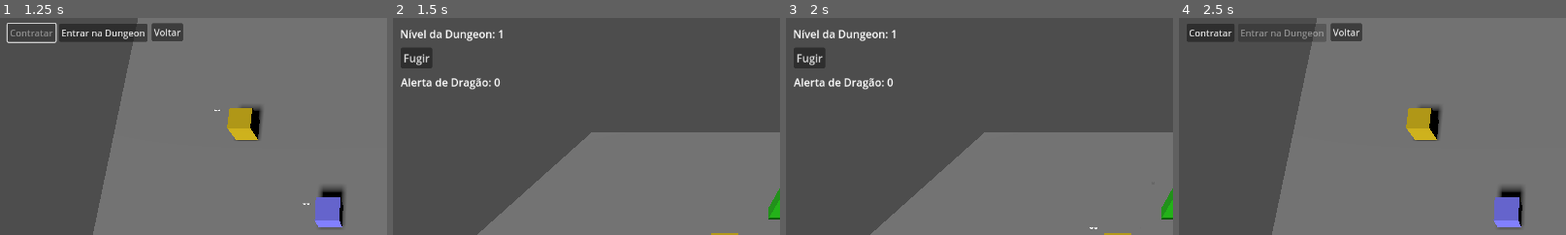
Above: before the commit, frames 1-4 (left to right).
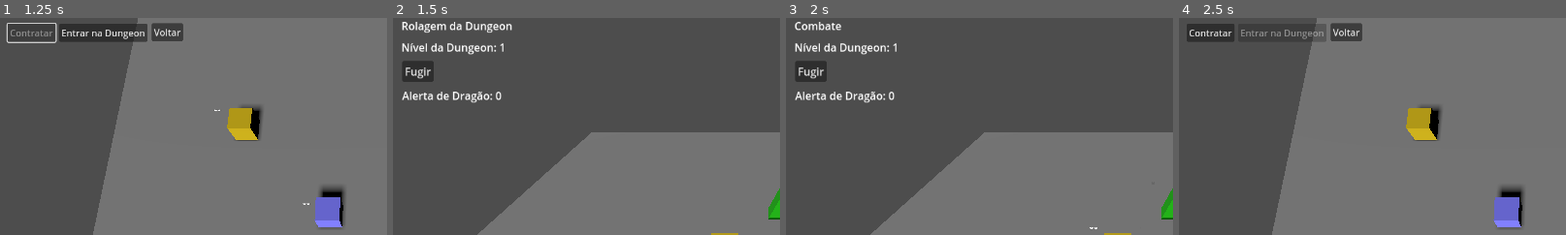
Above: after the commit, the same moments.

Repository: lazaromenezes/dungeon-explorer-godot
Game: Godot game, scene res://scenes/tavern/tavern.tscn
Two runs of this game, one before a commit and one after it. Both use one fixed random seed, a clock stepped at 60 frames per second and the inputs below.
Inputs:
- Up to frame 1 (1.25 s): click "Contratar" at 0.5 s
- Up to frame 2 (1.5 s): click "Entrar na Dungeon" at 1.25 s
- Up to frame 3 (2 s): no input
- Up to frame 4 (2.5 s): click "Fugir" at 2 s
The pictures show only the part of the screen within x 0-50%, y 0-50%; the shares and areas given below are measured in that part.

Frame 1 is identical in both runs. In frame 2, 3.6% of the frame differs, in the area x 2-31%, y 1-40%; in frame 3, 3.3%; in frame 4, nothing differs.

Commit message:
Add turn and phases logic

Diff:
--- a/scenes/dungeon/dungeon.gd
+++ b/scenes/dungeon/dungeon.gd
@@ -2,27 +2,47 @@
 
 const MAX_HAZARDS: int = 7
 const DUNGEON_LEVEL_LABEL: String = "Nível da Dungeon: %s"
-const DRAGON_AWERENESS: String = "Alerta de Dragão: %d"
+const DRAGON_AWARENESS_LABEL: String = "Alerta de Dragão: %d"
+const CURRENT_PHASE_LABEL: String = "Fase do Turno: %s"
 
 @export var rollable_hazards: Array[Enemy]
 
 var _selected_hireling: Hireling
-
 var _dungeon_state: DungeonState
-var _combat_phase: CombatPhase
+var _turn_order: Array
+var _current_phase = null
 
 func _ready():
 	_dungeon_state = DungeonState.new($Dragon)
 	_dungeon_state.dragon_alerted.connect(_update_dragon_awareness)
 	_dungeon_state.level_changed.connect(_update_level)
 
-	_combat_phase = CombatPhase.new()
-	_combat_phase.completed.connect(_combat_phase_completed)
+	var combat_phase = CombatPhase.new()
+
+	var roll_phase = RollPhase.new()
+	roll_phase.start_func = next_wave
+
+	var dragon_phase = DragonPhase.new()
+
+	var regroup_phase = RegroupPhase.new()
+	regroup_phase.start_func = _regroup_phase_start
 
 	_start_party()
 	_start_dungeon()
 
-	next_wave()
+	_turn_order = [roll_phase, combat_phase, dragon_phase, regroup_phase]
+
+	for phase in _turn_order:
+		phase.started.connect(_on_phase_started)
+
+	_start_turn()
+
+func _start_turn():
+	for phase in _turn_order:
+		_current_phase = phase
+		phase.start(_dungeon_state)
+		await phase.completed
+		print_debug("PHASE COMPLETED")
 
 func _start_party():
 	get_tree().call_group("hirelings_group", "define_health", Party.current_party)
@@ -78,7 +98,7 @@
 	_dungeon_state.current_enemies = rolled_group.keys()
 
 func _check_remaining_enemies():
-	_combat_phase.check_completion(_dungeon_state)
+	_current_phase.check_completion(_dungeon_state)
 
 func _check_remaining_moves():
 	var total_hirelings = 0
@@ -93,15 +113,22 @@
 	$HUD/DungeonLevelText.text = DUNGEON_LEVEL_LABEL % current_level
 
 func _update_dragon_awareness(dragon_awareness: int):
-	$HUD/DragonAwereness.text = DRAGON_AWERENESS % dragon_awareness
-
-func _combat_phase_completed():
+	$HUD/DragonAwereness.text = DRAGON_AWARENESS_LABEL % dragon_awareness
+
+func _regroup_phase_start():
 	$HUD/NextWaveDialog.show()
 
+func _on_phase_started(phase_name: String):
+	$HUD/CurrentPhase.text = phase_name
+	await get_tree().create_timer(0.5).timeout
+	_current_phase.check_completion(_dungeon_state)
+
 func _on_next_wave_confirmed():
-	next_wave()
+	_current_phase.complete()
+	_start_turn()
 
 func _on_next_wave_cancelled():
+	_current_phase.complete()
 	_run_away()
 
 func _run_away():
@@ -110,7 +137,7 @@
 class DungeonState extends RefCounted:
 	const MAX_ROLLS: int = 7
 
-	var _dragon_node: Enemy
+	var dragon: Enemy
 
 	signal dragon_alerted(times: int)
 	signal level_changed(level: int)
@@ -118,7 +145,7 @@
 	var current_enemies: Array:
 		set(value):
 			current_enemies = value
-			if _dragon_node in current_enemies.map(func(e): return e as Enemy):
+			if dragon in current_enemies.map(func(e): return e as Enemy):
 				dragon_awareness += 1
 
 	var dragon_awareness: int = 0:
@@ -132,10 +159,10 @@
 			level_changed.emit(level)
 
 	func _init(dragon_node: Node):
-		_dragon_node = dragon_node
+		dragon = dragon_node
 
 	func has_living_enemies():
-		return current_enemies.any(func(e: Enemy): return e.is_alive())
+		return current_enemies.any(func(e: Enemy): return (e.is_alive() and e != dragon))
 
 	func max_allowed_rolls():
 		return min(level, MAX_ROLLS) - dragon_awareness
@@ -143,20 +170,73 @@
 	func advance_level():
 		level += 1
 
+class RollPhase extends RefCounted:
+	const NAME: String = "Rolagem da Dungeon"
+
+	signal completed
+	signal started(name: String)
+
+	var start_func: Callable
+
+	func start(_dungeon_state: DungeonState):
+		start_func.call()
+		started.emit(NAME)
+
+	func check_completion(dungeon_state: DungeonState):
+		complete()
+
+	func complete():
+		completed.emit()
+
 class CombatPhase extends RefCounted:
+	const NAME: String = "Combate"
+
 	signal completed
-
-	func check_completion(dungeon_state: DungeonState):
-
+	signal started(name: String)
+
+	func check_completion(dungeon_state: DungeonState):
 		if not dungeon_state.has_living_enemies():
-			completed.emit()
-
-
-#	func _check_remaining_moves():
-#		var total_hirelings = 0
-#
-#		for hireling in $Hirelings.get_children():
-#			total_hirelings += hireling.hireling_stats.current_health
-#
-#		if total_hirelings == 0:
-#			$HUD/GameOver.show()
+			complete()
+
+	func complete():
+		completed.emit()
+
+	func start(dungeon_state: DungeonState):
+		started.emit(NAME)
+
+class DragonPhase extends RefCounted:
+	const NAME: String = "Fase do Dragão"
+
+	signal completed
+	signal started(name: String)
+
+	func start(dungeon_state: DungeonState):
+		if dungeon_state.dragon_awareness >= 3:
+			dungeon_state.dragon.visible = true
+
+		started.emit(NAME)
+
+	func check_completion(dungeon_state: DungeonState):
+		if dungeon_state.dragon_awareness < 3:
+			complete()
+
+	func complete():
+		completed.emit()
+
+class RegroupPhase extends RefCounted:
+	const NAME: String = "Fase de Reagrupar"
+
+	signal completed()
+	signal started(name: String)
+
+	var start_func: Callable
+
+	func start(_dungeon_state: DungeonState):
+		start_func.call()
+		started.emit(NAME)
+
+	func check_completion(dungeon_state: DungeonState):
+		pass
+
+	func complete():
+		completed.emit()
--- a/scenes/dungeon/dungeon.tscn
+++ b/scenes/dungeon/dungeon.tscn
@@ -75,18 +75,19 @@
 
 [node name="RunAwayButton" type="Button" parent="HUD"]
 layout_mode = 0
-offset_left = 13.0
-offset_top = 44.0
-offset_right = 60.0
-offset_bottom = 75.0
+offset_left = 15.0
+offset_top = 64.0
+offset_right = 62.0
+offset_bottom = 95.0
 text = "Fugir"
 
 [node name="DungeonLevelText" type="Label" parent="HUD"]
 layout_mode = 0
-offset_left = 12.0
-offset_top = 12.0
-offset_right = 158.0
-offset_bottom = 38.0
+offset_left = 14.0
+offset_top = 32.0
+offset_right = 169.0
+offset_bottom = 58.0
+text = "Nível da Dungeon: 0"
 
 [node name="NextWaveDialog" parent="HUD" instance=ExtResource("7_54ok1")]
 visible = false
@@ -134,11 +135,18 @@
 
 [node name="DragonAwereness" type="Label" parent="HUD"]
 layout_mode = 0
-offset_left = 13.0
-offset_top = 84.0
-offset_right = 161.0
-offset_bottom = 110.0
+offset_left = 15.0
+offset_top = 104.0
+offset_right = 163.0
+offset_bottom = 130.0
 text = "Alerta de Dragão: 0"
+
+[node name="CurrentPhase" type="Label" parent="HUD"]
+layout_mode = 0
+offset_left = 14.0
+offset_right = 154.0
+offset_bottom = 26.0
+text = "Fase do Turno: %s"
 
 [node name="Dragon" parent="." instance=ExtResource("12_ykxjg")]
 transform = Transform3D(1, 0, 0, 0, 1, 0, 0, 0, 1, 0, 0.1544, -0.773635)
